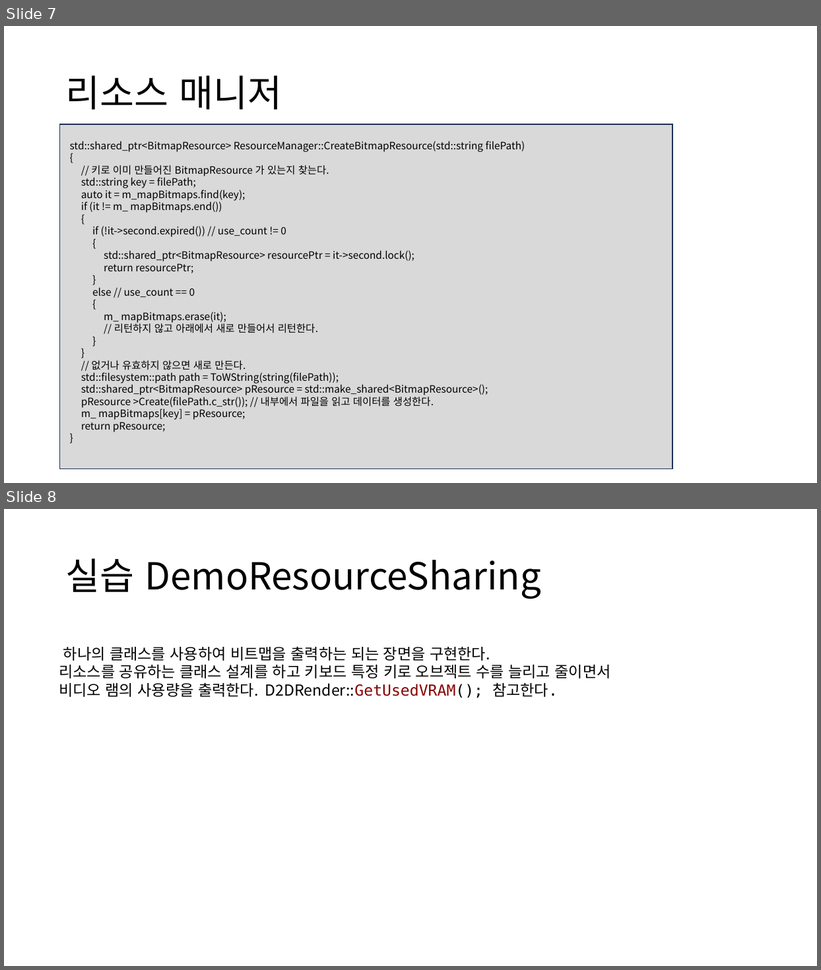
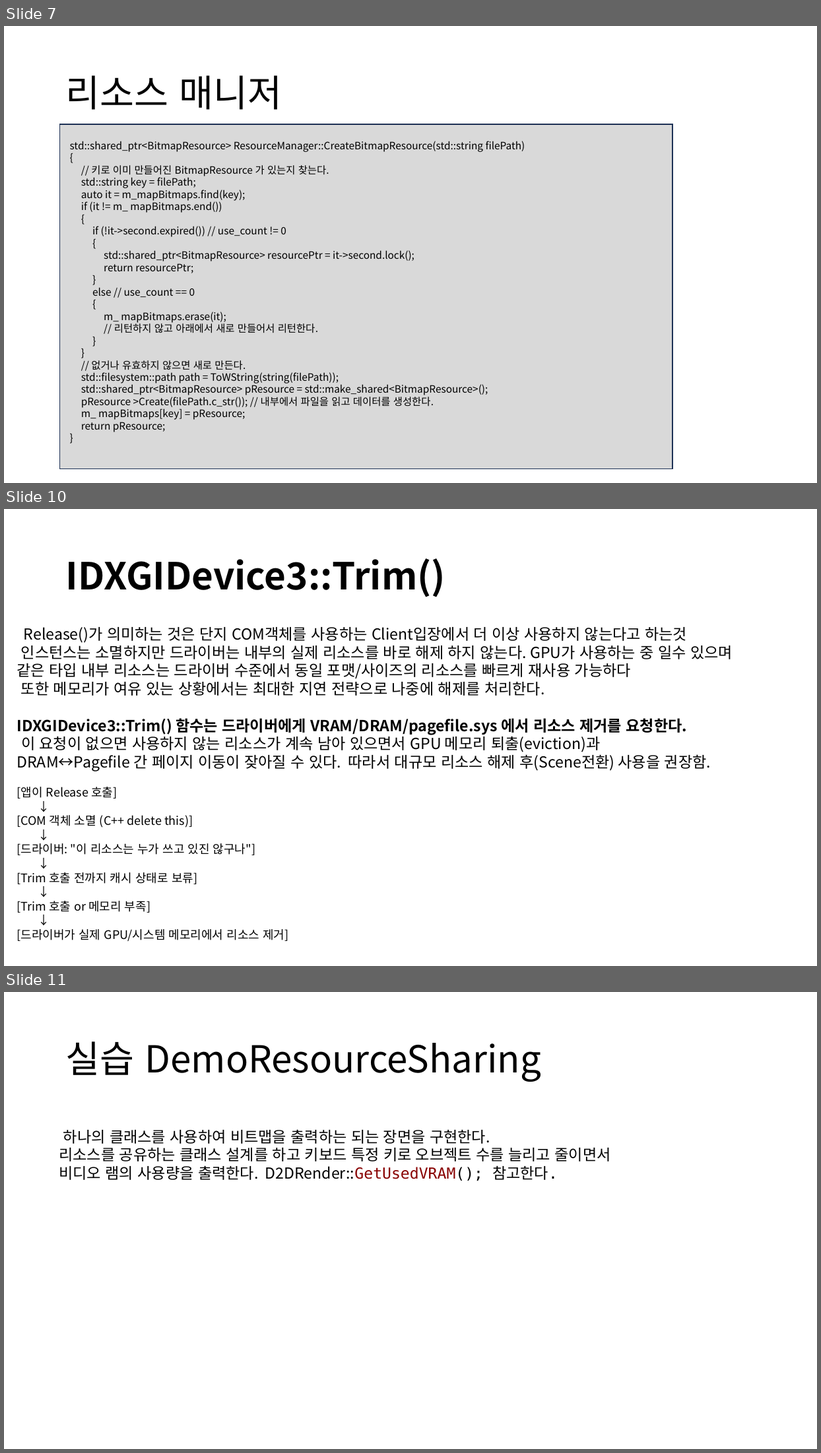
Before and after one commit to ldw9981/Direct2D_1.4, a slide deck: ppt/자원공유.pptx. Shown one above the other, each under a label of ours: slides 7 and 8 before the commit, slides 7, 10 and 11 after it; the slides between them are not shown. The pictures are 821x970 and 821x1453 pixels, drawn with LibreOffice and Linux fonts; fonts in the diff are those of the drawing. Boxes give left, top, right and bottom in pixels: in the first picture for what was removed or moved away, otherwise in the second. Text is boxed around its words. In the diff, an @@ line names an element or a change of style, - is before the commit and + after.

```diff
--- a/ppt/자원공유.pptx
+++ b/ppt/자원공유.pptx
@@ slide 10 added at bbox=[4, 509, 817, 966], background #FFFFFF @@
@@ title added at bbox=[66, 559, 446, 597], 44 pt, text #000000, bold @@
+IDXGIDevice3::Trim()
@@ text added at bbox=[17, 627, 733, 942], 18 pt, text #000000 @@
+Release()가 의미하는 것은 단지 COM객체를 사용하는 Client입장에서 더 이상 사용하지 않는다고 하는것
+인스턴스는 소멸하지만 드라이버는 내부의 실제 리소스를 바로 해제 하지 않는다. GPU가 사용하는 중 일수 있으며
+같은 타입 내부 리소스는 드라이버 수준에서 동일 포맷/사이즈의 리소스를 빠르게 재사용 가능하다
+또한 메모리가 여유 있는 상황에서는 최대한 지연 전략으로 나중에 해제를 처리한다.
+IDXGIDevice3::Trim() 함수는 드라이버에게 VRAM/DRAM/pagefile.sys 에서 리소스 제거를 요청한다.
+이 요청이 없으면 사용하지 않는 리소스가 계속 남아 있으면서 GPU 메모리 퇴출(eviction)과
+DRAM↔Pagefile 간 페이지 이동이 잦아질 수 있다. 따라서 대규모 리소스 해제 후(Scene전환) 사용을 권장함.
+[앱이 Release 호출]
+↓
+[COM 객체 소멸 (C++ delete this)]
+↓
+[드라이버: "이 리소스는 누가 쓰고 있진 않구나"]
+↓
+[Trim 호출 전까지 캐시 상태로 보류]
+↓
+[Trim 호출 or 메모리 부족]
+↓
+[드라이버가 실제 GPU/시스템 메모리에서 리소스 제거]
@@ what was slide 8 is now slide 11 @@
```
Also in this commit, not shown: 2 other slides added.
